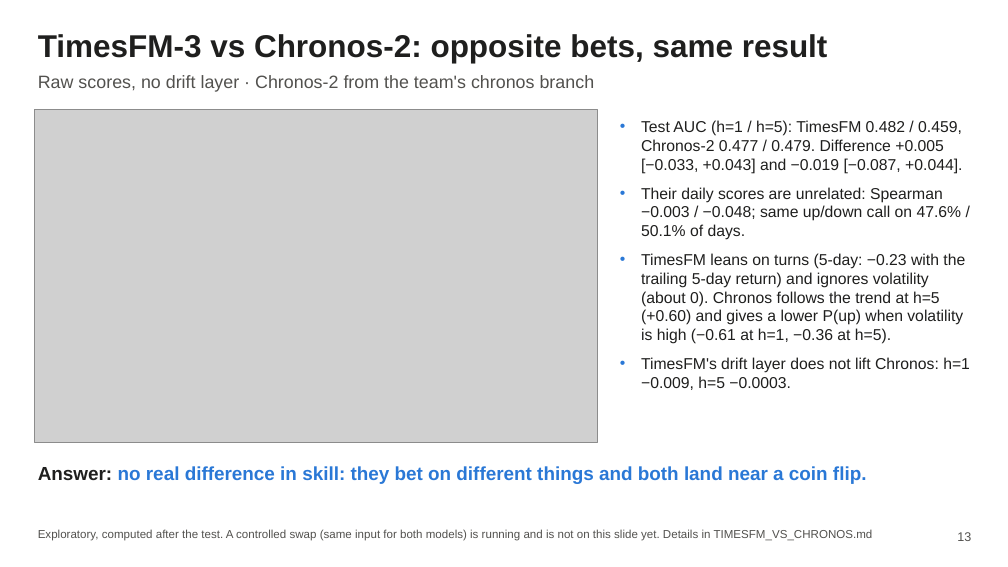
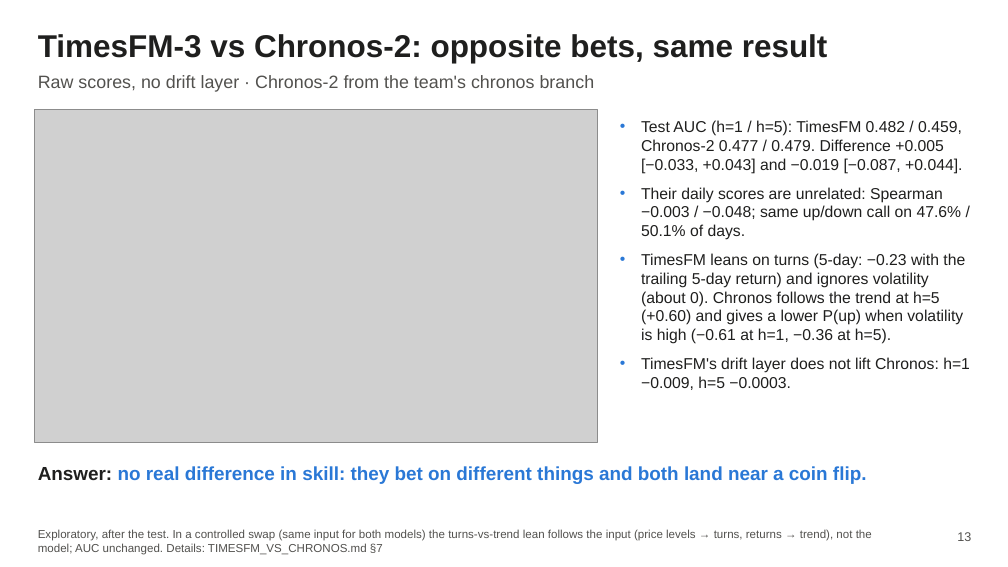
Before and after one commit to AmauryJayr/Predicting-SP500, a slide deck: slide 13 of timesfm3_experiment/slides/timesfm3_slides.pptx. Drawn at 1008x567 pixels with LibreOffice and Linux fonts; fonts in the diff are those of the drawing; grey boxes stand for pictures. Boxes give left, top, right and bottom in pixels: in the first picture for what was removed or moved away, otherwise in the second. Text is boxed around its words. In the diff, an @@ line names an element or a change of style, - is before the commit and + after.

Commit message:
TimesFM-3 slides: slide 13 footnote states the controlled swap result

```diff
--- a/timesfm3_experiment/slides/timesfm3_slides.pptx
+++ b/timesfm3_experiment/slides/timesfm3_slides.pptx
@@ text at <box>38,529,872,555</box>: text changed @@
-Exploratory, computed after the test. A controlled swap (same input for both models) is running and is not on this slide yet. Details in TIMESFM_VS_CHRONOS.md
+Exploratory, after the test. In a controlled swap (same input for both models) the turns-vs-trend lean follows the input (price levels → turns, returns → trend), not the model; AUC unchanged. Details: TIMESFM_VS_CHRONOS.md §7
```
Also in this commit, not shown: 2 other files.
